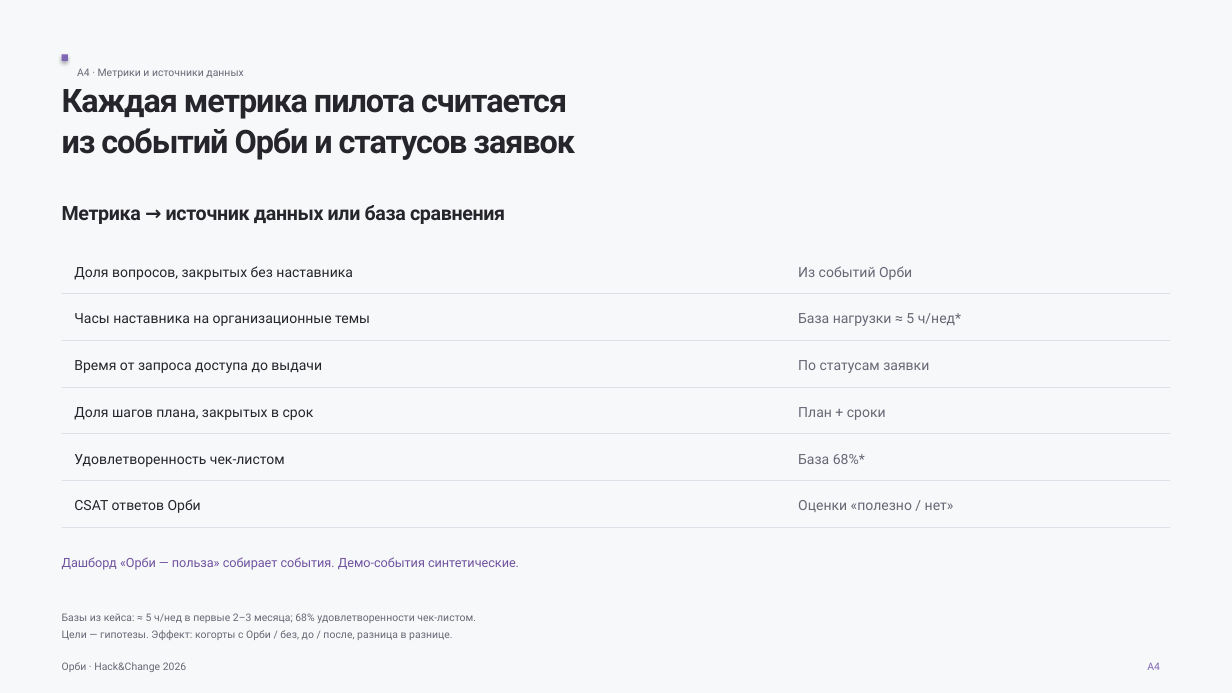
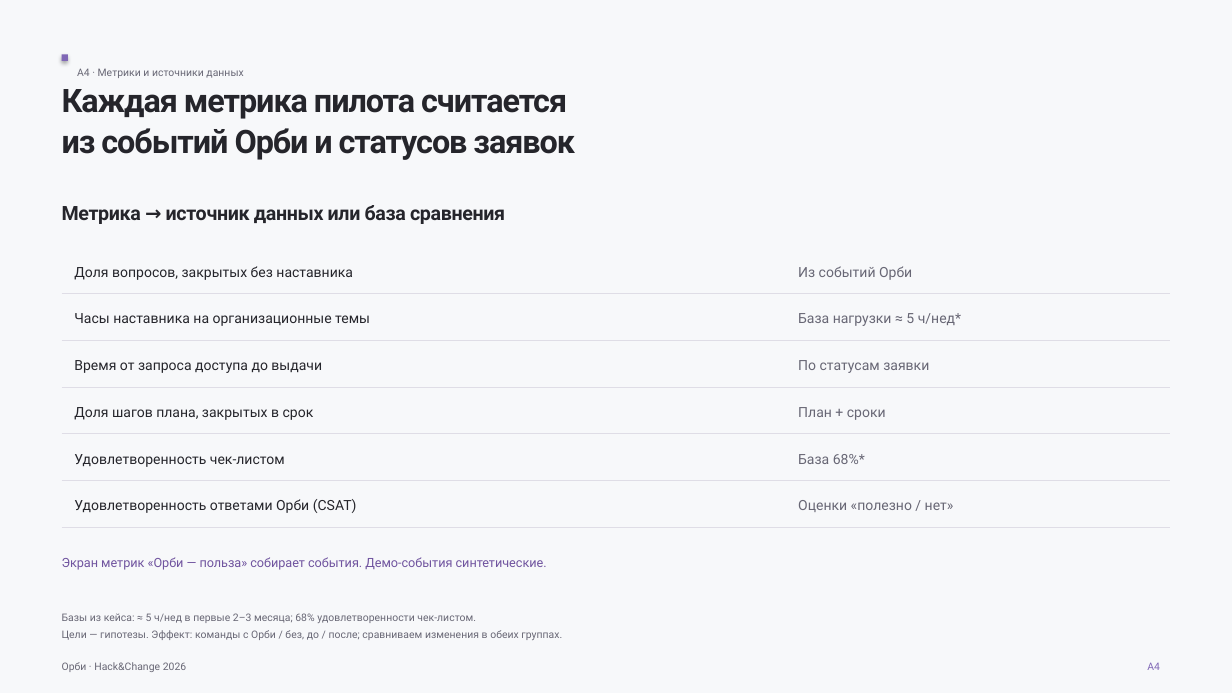
Before and after one commit to luhgeek1/avito-helpus, a slide deck: slide 17 of docs/presentation/orbi-presentation.pptx. Drawn at 1232x693 pixels with LibreOffice and Linux fonts; fonts in the diff are those of the drawing. Boxes give left, top, right and bottom in pixels: in the first picture for what was removed or moved away, otherwise in the second. Text is boxed around its words. In the diff, an @@ line names an element or a change of style, - is before the commit and + after.

```diff
--- a/docs/presentation/orbi-presentation.pptx
+++ b/docs/presentation/orbi-presentation.pptx
@@ table at bbox=[62, 247, 1171, 527] @@
-row 6, column 1: CSAT ответов Орби
+row 6, column 1: Удовлетворенность ответами Орби (CSAT)
@@ text at bbox=[62, 557, 547, 570]: text changed @@
-Дашборд «Орби — польза» собирает события. Демо-события синтетические.
+Экран метрик «Орби — польза» собирает события. Демо-события синтетические.
@@ text at bbox=[62, 630, 562, 640]: text changed @@
-Цели — гипотезы. Эффект: когорты с Орби / без, до / после, разница в разнице.
+Цели — гипотезы. Эффект: команды с Орби / без, до / после; сравниваем изменения в обеих группах.
```
Also in this commit, not shown: 15 other slides changed, 4 other files.
